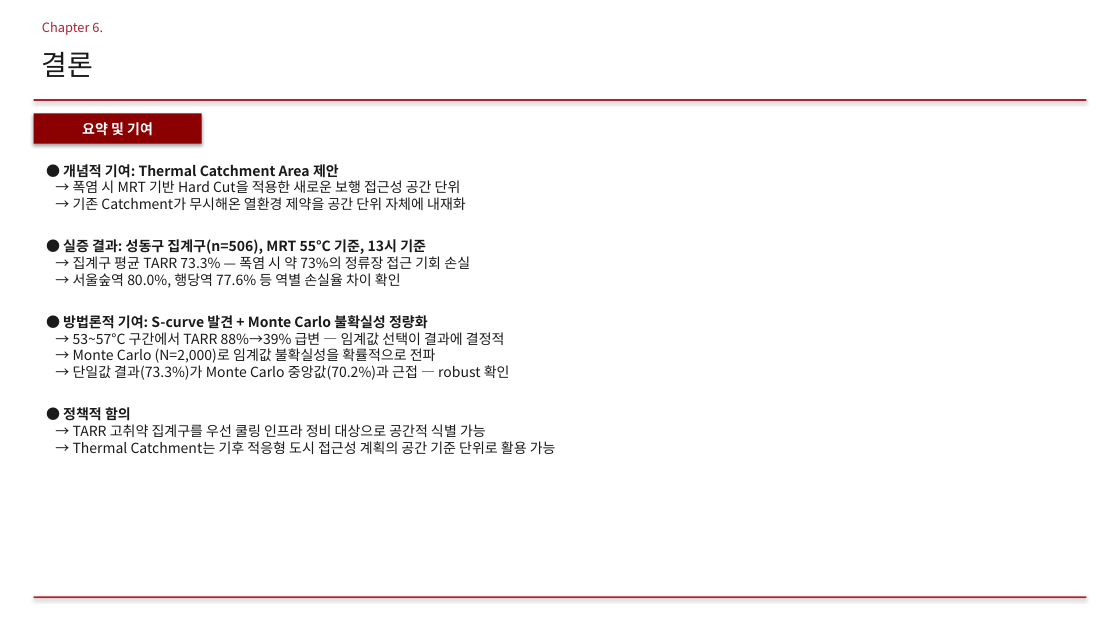
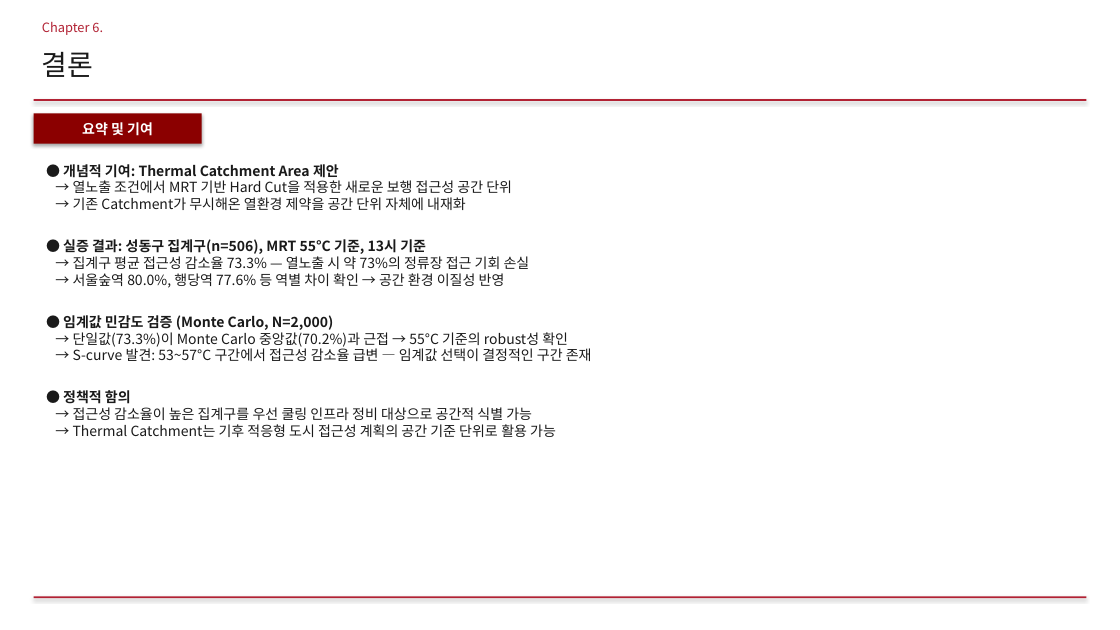
Before and after one commit to jinshingeo/Thermal_Catchment, a slide deck: slide 17 of writing/지도학회발표/2026-05-13_TAVI_학회발표.pptx. Drawn at 1120x630 pixels with LibreOffice and Linux fonts; fonts in the diff are those of the drawing. Boxes give left, top, right and bottom in pixels: in the first picture for what was removed or moved away, otherwise in the second. Text is boxed around its words. In the diff, an @@ line names an element or a change of style, - is before the commit and + after.

```diff
--- a/writing/지도학회발표/2026-05-13_TAVI_학회발표.pptx
+++ b/writing/지도학회발표/2026-05-13_TAVI_학회발표.pptx
@@ text at <box>73,180,512,193</box>: text changed @@
-→ 폭염 시 MRT 기반 Hard Cut을 적용한 새로운 보행 접근성 공간 단위
+→ 열노출 조건에서 MRT 기반 Hard Cut을 적용한 새로운 보행 접근성 공간 단위
@@ text at <box>63,256,592,361</box>: text changed @@
-→ 집계구 평균 TARR 73.3% — 폭염 시 약 73%의 정류장 접근 기회 손실
-→ 서울숲역 80.0%, 행당역 77.6% 등 역별 손실율 차이 확인
-● 방법론적 기여: S-curve 발견 + Monte Carlo 불확실성 정량화
-→ 53~57°C 구간에서 TARR 88%→39% 급변 — 임계값 선택이 결과에 결정적
-→ Monte Carlo (N=2,000)로 임계값 불확실성을 확률적으로 전파
-→ 단일값 결과(73.3%)가 Monte Carlo 중앙값(70.2%)과 근접 — robust 확인
+→ 집계구 평균 접근성 감소율 73.3% — 열노출 시 약 73%의 정류장 접근 기회 손실
+→ 서울숲역 80.0%, 행당역 77.6% 등 역별 차이 확인 → 공간 환경 이질성 반영
+● 임계값 민감도 검증 (Monte Carlo, N=2,000)
+→ 단일값(73.3%)이 Monte Carlo 중앙값(70.2%)과 근접 → 55°C 기준의 robust성 확인
+→ S-curve 발견: 53~57°C 구간에서 접근성 감소율 급변 — 임계값 선택이 결정적인 구간 존재
@@ text at <box>73,407,532,420</box>: text changed @@
-→ TARR 고취약 집계구를 우선 쿨링 인프라 정비 대상으로 공간적 식별 가능
+→ 접근성 감소율이 높은 집계구를 우선 쿨링 인프라 정비 대상으로 공간적 식별 가능
```
Also in this commit, not shown: 6 other slides changed, 2 other files.
